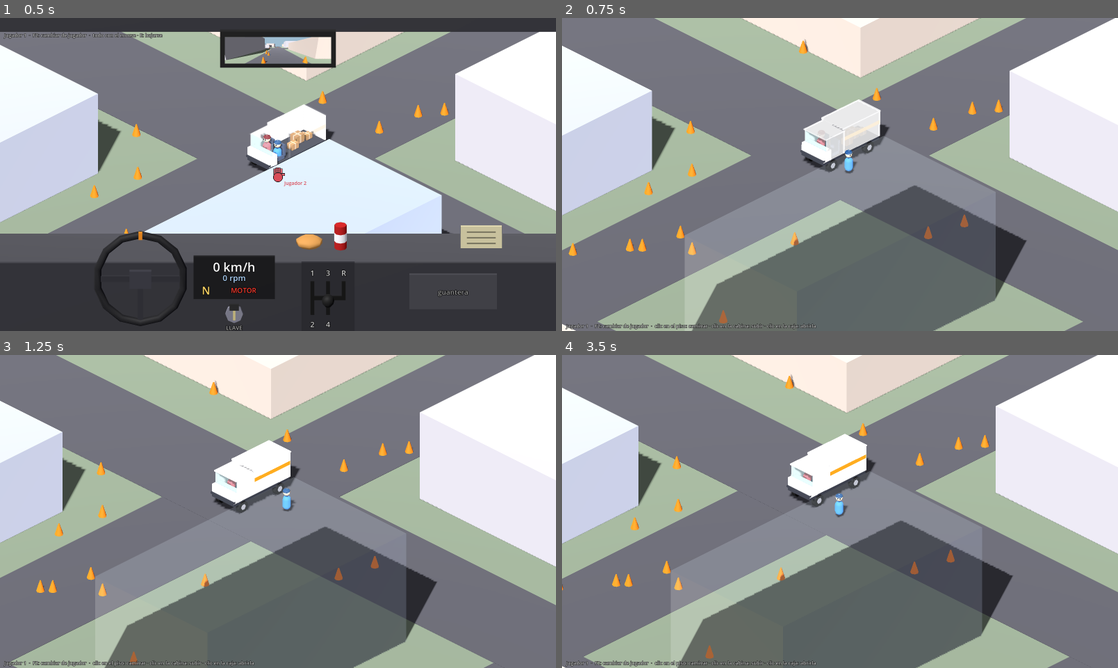
Above: before the commit, frames 1-4 (two rows, left to right).
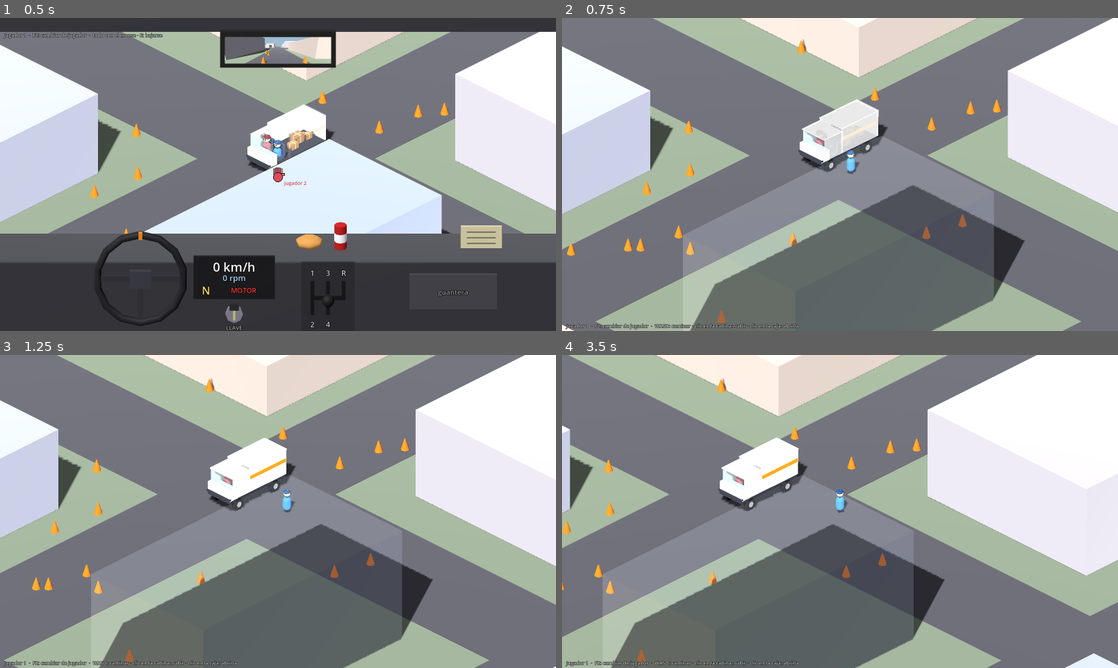
Above: after the commit, the same moments.

Repository: marcolatellafrias/furgon
Game: Godot game, scene res://game/world/sandbox.tscn
Same seed, same stepped clock (60 frames per second), same inputs: the game is played once before the commit and once after it.
Inputs (mouse positions are in pixels of both pictures, inside the frame that each line leads up to):
- Up to frame 1 (0.5 s): no input
- Up to frame 2 (0.75 s): tap Enter at 0.5 s; move the mouse to (962, 158) at 0.52 s; hold D from 0.53 s (still down); tap E at 0.6 s; click (962, 158) at 0.67 s
- Up to frame 3 (1.25 s): keep holding D
- Up to frame 4 (3.5 s): release D at 1.25 s; drag from (728, 527) to (812, 574) at 1.27 s; move the mouse to (895, 442) at 2.02 s; hold D 2.03-2.75 s; tap E at 2.1 s; click (895, 442) at 2.17 s; drag from (812, 574) to (673, 464) at 2.77 s

Frame 1 is identical in both runs. In frame 2, 3.5% of the frame differs, in the area x 0-100%, y 0-100%; in frame 3, 7.6%; in frame 4, 56%.

Commit message:
Caja ortográfica desde arriba; caminar con WASD
- La caja de atrás se ve sin el ángulo oblicuo (Overlay.oblique = false)
- Afuera se camina con WASD relativo a la cámara; el piso ya no se
  clickea (arregla quedar trabado al clickear detrás de un edificio)

Co-Authored-By: Claude Opus 5.5 <noreply@anthropic.com>

Diff:
--- a/game/characters/character.gd
+++ b/game/characters/character.gd
@@ -26,6 +26,7 @@
 var _walking := false
 var _on_arrive: Callable
 var _visual: Node3D
+var move_dir := Vector3.ZERO   ## caminar con teclado (WASD); cancela el caminar automático
 var _held_visual: Node3D
 
 func _ready() -> void:
@@ -85,7 +86,14 @@
 		_on_arrive = Callable()
 		if cb.is_valid():
 			cb.call()
-	if _walking:
+	if move_dir.length() > 0.01:
+		_walking = false
+		_on_arrive = Callable()
+		_path.clear()
+		velocity.x = move_dir.x * SPEED
+		velocity.z = move_dir.z * SPEED
+		_visual.rotation.y = lerp_angle(_visual.rotation.y, atan2(move_dir.x, move_dir.z), 12.0 * delta)
+	elif _walking:
 		var dir := flat.normalized()
 		velocity.x = dir.x * SPEED
 		velocity.z = dir.z * SPEED
--- a/game/overlay/cargo_overlay.gd
+++ b/game/overlay/cargo_overlay.gd
@@ -1,6 +1,7 @@
 class_name CargoOverlay
 extends Overlay
-## Overlay del espacio "caja de atrás", visto DESDE ARRIBA (plano XZ de la van), horizontal:
+## Overlay del espacio "caja de atrás", visto DESDE ARRIBA y ortográfico puro (sin ángulo),
+## en el plano XZ de la van, horizontal:
 ## la cabina queda a la izquierda y la puerta de atrás a la derecha.
 ## Los paquetes son una sola capa con física 2D sin gravedad; la inercia de la van los empuja.
 ## Lo que ves acá es exactamente lo que hay adentro de la van en el mundo.
@@ -24,6 +25,9 @@
 	var z := BED_FRONT_Z - (o.x + half_len()) / UPM
 	var x := -(o.y - CENTER_Y) / UPM
 	return Vector2(x, z)
+
+func _init() -> void:
+	oblique = false
 
 func build() -> void:
 	world_focus_y = 2.2
--- a/game/overlay/drag_layer.gd
+++ b/game/overlay/drag_layer.gd
@@ -5,6 +5,7 @@
 ## No recibe input. Comparte cámara y vista oblicua con los overlays.
 
 var _visuals := {}   # Hand -> Node3D
+var flat_root: Node3D  ## sin ángulo, para ítems de la caja (vista desde arriba)
 var _style := {}     # Hand -> "view:upm"
 
 static var _ok_mat: StandardMaterial3D
@@ -13,6 +14,8 @@
 func _ready() -> void:
 	layer = 50
 	super._ready()
+	flat_root = Node3D.new()
+	viewport.add_child(flat_root)
 	if _ok_mat == null:
 		_ok_mat = _tint_mat(Color(0.3, 1.0, 0.4, 0.35))
 		_bad_mat = _tint_mat(Color(1.0, 0.2, 0.2, 0.45))
@@ -30,7 +33,7 @@
 		return
 	hide_item(hand)
 	var v := item.make_visual(upm, view)
-	root3d.add_child(v)
+	(flat_root if view == "top" else root3d).add_child(v)
 	_visuals[hand] = v
 	_style[hand] = key
 
--- a/game/overlay/overlay.gd
+++ b/game/overlay/overlay.gd
@@ -14,6 +14,8 @@
 const OBLIQUE_SIDE := 0.0
 
 var space_id := ""
+## false = ortográfica pura de frente (sin el ángulo de la vista oblicua). La usa la caja de atrás.
+var oblique := true
 ## Dónde tiene que quedar el foco del mundo (tu personaje) con este overlay abierto,
 ## en unidades del overlay (Y: -5 abajo … +5 arriba). Así el overlay nunca lo tapa.
 var world_focus_y := 0.0
@@ -61,7 +63,7 @@
 	viewport.add_child(sun)
 
 	root3d = Node3D.new()
-	root3d.transform = Transform3D(oblique_basis(), Vector3.ZERO)
+	root3d.transform = Transform3D(oblique_basis() if oblique else Basis.IDENTITY, Vector3.ZERO)
 	viewport.add_child(root3d)
 	build()
 
@@ -80,6 +82,8 @@
 
 ## Punto del plano de pantalla → coordenadas locales de root3d a una profundidad z.
 func plane_to_local(p: Vector2, z: float) -> Vector2:
+	if not oblique:
+		return p
 	return Vector2(p.x + OBLIQUE_SIDE * z, p.y + OBLIQUE_TOP * z)
 
 # ---------------------------------------------------------------- contenido
--- a/game/ui/desktop.gd
+++ b/game/ui/desktop.gd
@@ -24,6 +24,7 @@
 var hands_layer: HandsLayer
 var windows: WindowManager
 
+var test_move := Vector3.ZERO   ## solo para el autotest: simula WASD
 var _hover_opened := {}   # entidades cuyas ventanas ya se abrieron en este arrastre
 var _hint: Label
 
@@ -122,7 +123,7 @@
 			return "todo con el mouse · E: bajarse"
 		"cargo":
 			return "arrastrá y tirá paquetes · E: irte"
-	return "clic en el piso: caminar · clic en la cabina: subir · clic en la caja: abrirla"
+	return "WASD: caminar · clic en la cabina: subir · clic en la caja: abrirla"
 
 # ---------------------------------------------------------------- input
 
@@ -178,6 +179,24 @@
 	return false
 
 func _physics_process(_delta: float) -> void:
+	# Afuera, tu personaje camina con WASD, relativo a la cámara (W = arriba en la pantalla).
+	var ch := local.character
+	var dir := Vector3.ZERO
+	if local.space == "" and ch.seat == null:
+		var fwd := -world_camera.global_basis.z
+		fwd.y = 0.0
+		fwd = fwd.normalized()
+		var right := world_camera.global_basis.x
+		right.y = 0.0
+		right = right.normalized()
+		if Input.is_physical_key_pressed(KEY_W): dir += fwd
+		if Input.is_physical_key_pressed(KEY_S): dir -= fwd
+		if Input.is_physical_key_pressed(KEY_D): dir += right
+		if Input.is_physical_key_pressed(KEY_A): dir -= right
+		dir += test_move   # solo autotest
+	for p in players:
+		p.character.move_dir = dir.normalized() if p == local else Vector3.ZERO
+
 	# Inercia (fuerza que sienten los objetos, en ejes de pantalla de cada overlay).
 	# Van: +X local = izquierda, +Z = adelante.
 	# Tablero (de costado): x de pantalla = derecha de la van → doblar los empuja.
@@ -354,10 +373,7 @@
 			go_to_cabin(local)
 		elif hit.collider == van.rear_zone:
 			go_to_cargo(local)
-		return
-	hit = _ray(screen, 1, false)
-	if hit:
-		walk(local, hit.position)
+	# El piso no se clickea: afuera se camina con WASD.
 
 func _ray(screen: Vector2, mask: int, areas: bool) -> Dictionary:
 	var from := world_camera.project_ray_origin(screen)
--- a/game/world/sandbox.gd
+++ b/game/world/sandbox.gd
@@ -221,9 +221,13 @@
 	ek.pressed = true
 	Input.parse_input_event(ek)
 	await _wait(0.2)
-	_mouse_screen(desktop.world_camera.unproject_position(van.to_global(Vector3(5, 0, 0))), true)
-	_mouse_screen(Vector2.ZERO, false)
-	await _wait(2.0)
+	# Caminar con "WASD" (simulado): 1 s hacia la izquierda de la van
+	var before := ch.global_position
+	desktop.test_move = van.global_basis.x
+	await _wait(1.0)
+	desktop.test_move = Vector3.ZERO
+	print("[selftest] WASD: caminó %.1f m" % before.distance_to(ch.global_position))
+	await _wait(0.3)
 	print("[selftest] J1 espacio='%s' sentado=%s" % [p1.space, ch.seat != null])
 	# Afuera: la van no se ve por dentro y no se puede usar al J2 que está sentado
 	var j2_key := "char:%d" % p2.character.get_instance_id()
Not shown, changed: docs/DISEÑO.md
